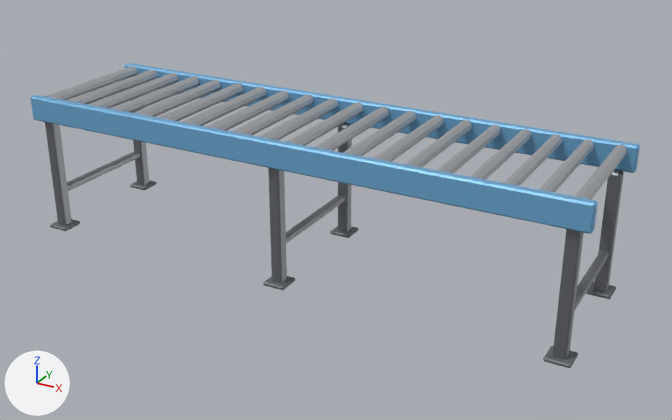
The glTF model assets/modelos3d/esteira_medio.glb: old version first, new version second.
Both versions are drawn from a 50 mm lens placed at (2.22, -3.79, 2.19), pointed at (0.13, 0.01, 0.29). The axes (+X, +Y, +Z) are drawn at lower left. The lights are the same throughout. The picture after the commit comes second. Where no turn or scale is listed for an object, it has been applied to the vertices. Vertices at exactly the same position are counted once.

Script lines for the objects in view, before the commit:
```python
me_estrutura = bpy.data.meshes.new('estrutura')
me_estrutura.from_pydata(...)  # 408 vertices, 748 faces; spans x -1.5..1.5, y -0.4..0.4, z 0.0..0.76
# faces by material slot: [88, 396, 264]
me_estrutura.materials.append(mat_faixa)  # blue #72aed8
me_estrutura.materials.append(mat_aco_escuro)  # grey #83868b
me_estrutura.materials.append(mat_base)  # grey #72767c
me_rolo_09 = bpy.data.meshes.new('rolo_09')
me_rolo_09.from_pydata(...)  # an 8-sided cylinder along y spanning x -0.029..0.029, y -0.35..0.35, z -0.029..0.029
me_rolo_09.materials.append(mat_aco)  # light grey #c2c5ca
me_rolo_13 = bpy.data.meshes.new('rolo_13')
me_rolo_13.from_pydata(...)  # an 8-sided cylinder along y spanning x -0.029..0.029, y -0.35..0.35, z -0.029..0.029
me_rolo_13.materials.append(mat_aco)  # light grey #c2c5ca
ob_estrutura = bpy.data.objects.new('estrutura', me_estrutura)
ob_estrutura.location = (0.0, 0.0, 0.0)
ob_rolo_09 = bpy.data.objects.new('rolo_09', me_rolo_09)
ob_rolo_09.location = (-0.075, 0.0, 0.73)
ob_rolo_13 = bpy.data.objects.new('rolo_13', me_rolo_13)
ob_rolo_13.location = (0.525, 0.0, 0.73)
# also in view: 'rolo_18' at (1.27, 0.0, 0.73); 'rolo_10' at (0.08, 0.0, 0.73); 'rolo_04' at (-0.82, 0.0, 0.73); 'rolo_08' at (-0.22, 0.0, 0.73); 'rolo_00' at (-1.42, 0.0, 0.73)
```
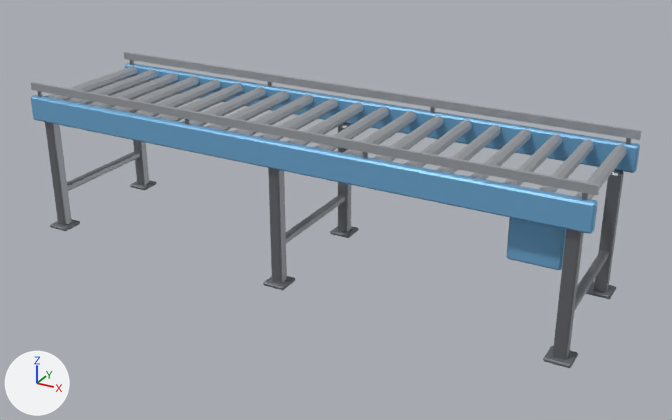
Pixel boxes (x1, y1, x2, y2) of what changed, in the pictures (672 x 420 px):
'estrutura', reshaped
    before: (31, 63, 640, 368)
    after: (31, 52, 641, 368)
part 1 of me_estrutura, added
    after: (582, 193, 588, 201)
part 2 of me_estrutura, added
    after: (31, 82, 600, 196)
part 3 of me_estrutura, added
    after: (124, 52, 641, 140)
part 4 of me_estrutura, added (blue)
    after: (506, 217, 566, 270)

Edits to the bpy script that builds the scene:
```text
Change me_estrutura:
    used by ob_estrutura; location = (0.0, 0.0, 0.0)
    remove me_estrutura.from_pydata(...)  # 408 vertices, 748 faces; spans x -1.5..1.5, y -0.4..0.4, z 0.0..0.76
    add me_estrutura.from_pydata(...)  # 536 vertices, 956 faces; spans x -1.5..1.5, y -0.4..0.4, z 0.0..0.83
    me_estrutura part 1: a new loose piece, a box spanning x 1.44..1.46, y -0.376..-0.364, z 0.75..0.81, in mat_aco_escuro (grey #83868b)
    me_estrutura part 2: a new loose piece, a box spanning x -1.5..1.5, y -0.378..-0.362, z 0.79..0.83, in mat_aco (light grey #c2c5ca)
    me_estrutura part 3: a new loose piece, a box spanning x -1.5..1.5, y 0.362..0.378, z 0.79..0.83, in mat_aco (light grey #c2c5ca)
    me_estrutura part 4: a new loose piece of 24 vertices spanning x 1.13..1.37, y -0.3..-0.12, z 0.39..0.59, in mat_faixa (blue #72aed8)
    other edits to the shape of me_estrutura do not show in these pictures
    add me_estrutura.materials.append(mat_aco)  # light grey #c2c5ca
```
